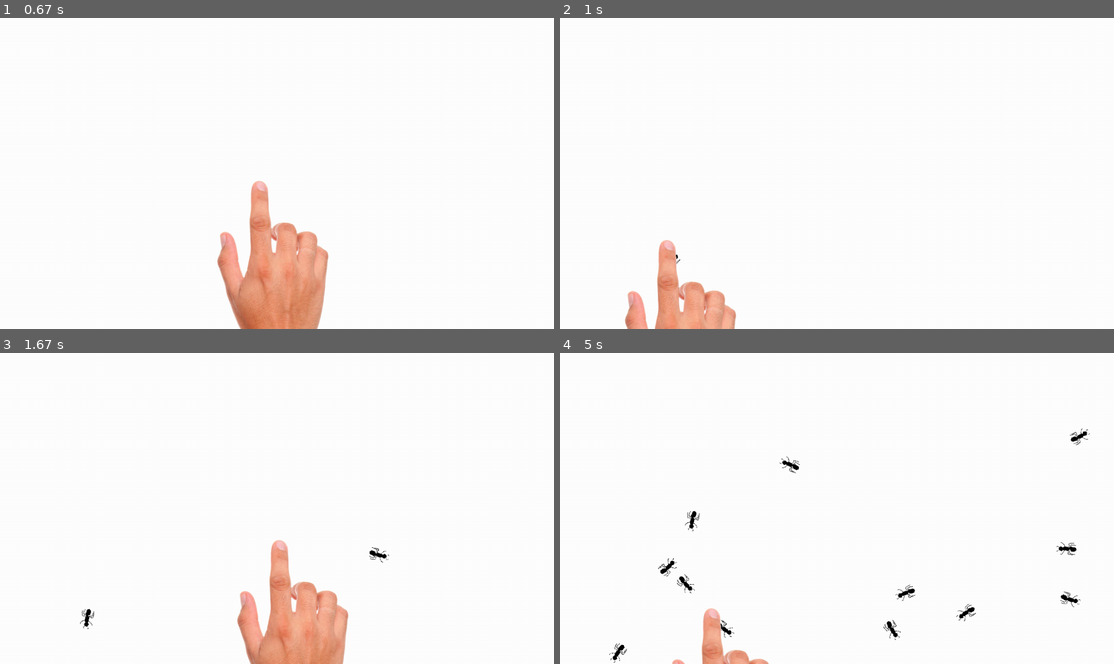
Above: before the commit, frames 1-4 (two rows, left to right).
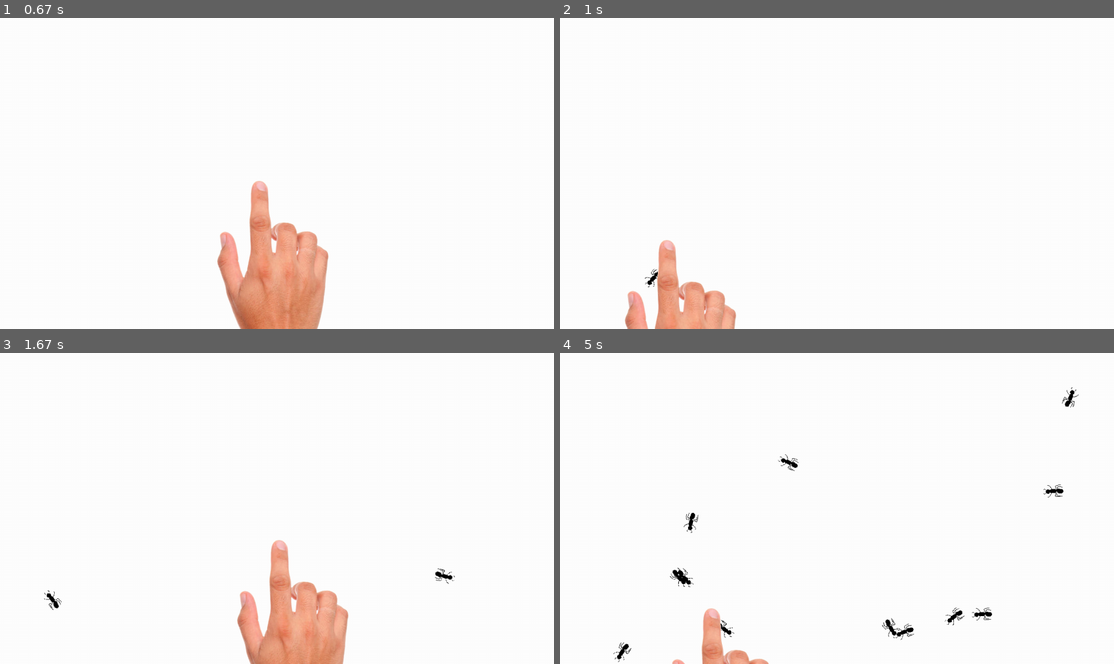
Above: after the commit, the same moments.

Repository: SL-prog/Pygame-Compilation
Game: pygame game, started from fourmiZ/fourmiZ.py
Two runs of this game, one before a commit and one after it. Both use one fixed random seed, a clock stepped at 60 frames per second and the inputs below.
Inputs (mouse positions are in pixels of both pictures, inside the frame that each line leads up to):
- Up to frame 1 (0.67 s): hold T from 0.33 s (still down); move the mouse to (254, 185) at 0.37 s
- Up to frame 2 (1 s): release T at 0.8 s; click (665, 245) at 0.88 s
- Up to frame 3 (1.67 s): click (343, 536) at 1.22 s; right-click (277, 545) at 1.55 s
- Up to frame 4 (5 s): click (1047, 626) at 1.88 s; click (947, 483) at 2.22 s; click (1008, 502) at 2.55 s; click (1030, 570) at 2.88 s; click (859, 496) at 3.22 s; click (715, 452) at 3.55 s; click (670, 623) at 3.88 s; click (665, 527) at 4.22 s; click (870, 595) at 4.55 s; click (709, 614) at 4.9 s

Frame 1 is identical in both runs. In frame 2, less than 0.1% of the frame differs, in the area x 15-22%, y 76-87%; in frame 3, 0.3%; in frame 4, 1.3%, in the area x 8-96%, y 11-100%.

Commit message:
Optimisation de la gestion des morts.

Diff:
--- a/fourmiZ/fourmiZ.py
+++ b/fourmiZ/fourmiZ.py
@@ -129,8 +129,13 @@
 deads = []
 kill_all = False
 nb_add = 1
-
+timer = 30
 pygame.mouse.set_visible(False)
+
+bg = pygame.Surface((fenetre.get_width(),fenetre.get_height()))
+pygame.draw.rect(bg, (255,255,255), (0,0,bg.get_width(),bg.get_height()), 0)
+
+
 while jeu:
     for event in pygame.event.get():
         if event.type == QUIT:
@@ -140,6 +145,7 @@
                 jeu = False
             if event.key == K_t:
                 ants = []
+                pygame.draw.rect(bg, (255,255,255), (0,0,bg.get_width(),bg.get_height()), 0)
             if event.key == K_r:
                 nb_add = 1000
             if event.key == K_e:
@@ -166,7 +172,7 @@
             for i in range(nb_add):
                 ants.append(Ant(x,y, fenetre.get_width(),fenetre.get_height(), len(ants)))
 
-    pygame.draw.rect(fenetre, (255,255,255), (0,0,fenetre.get_width(),fenetre.get_height()), 0) #fond
+    # pygame.draw.rect(fenetre, (255,255,255), (0,0,fenetre.get_width(),fenetre.get_height()), 0) #fond
 
     if kill_all:
         for i in ants:
@@ -175,7 +181,9 @@
         ants = []
 
     for i in deads:
-        i.affiche(fenetre)
+        i.affiche(bg)
+    deads = []
+    fenetre.blit(bg, (0,0))
 
     for a in ants:
         a.mouvement()
@@ -187,14 +195,14 @@
     else:
         fenetre.blit(FOOT, (350,0))
 
-
+    timer = int(1/(len(ants)+len(deads)+1)*300)
 
     pygame.display.flip()
-    pygame.time.Clock().tick(30)
+    pygame.time.Clock().tick(timer)
     if kill_all:
         kill_all = False
         sleep(1)
-
+print(timer)
 print(len(deads))
 print(len(ants))
 
